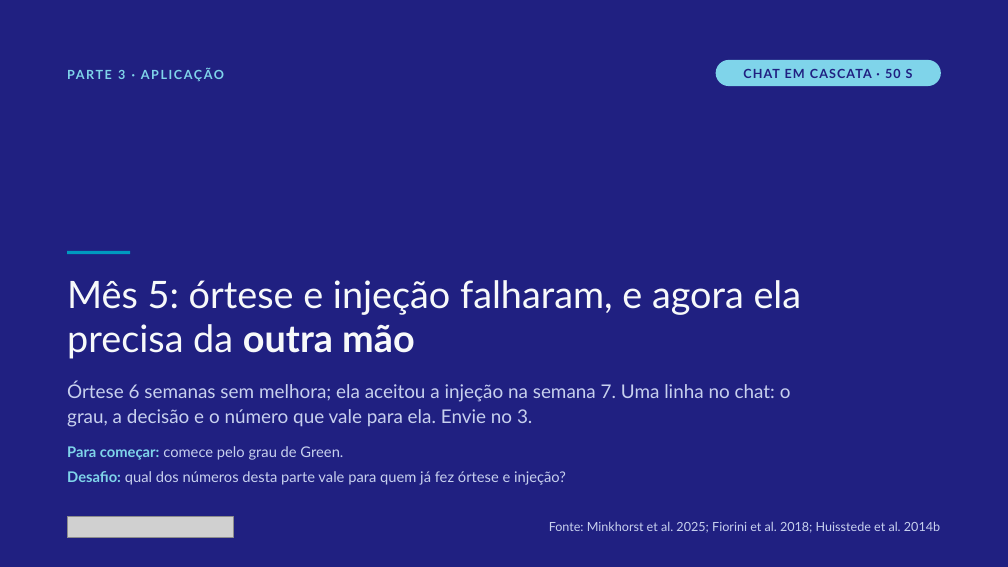
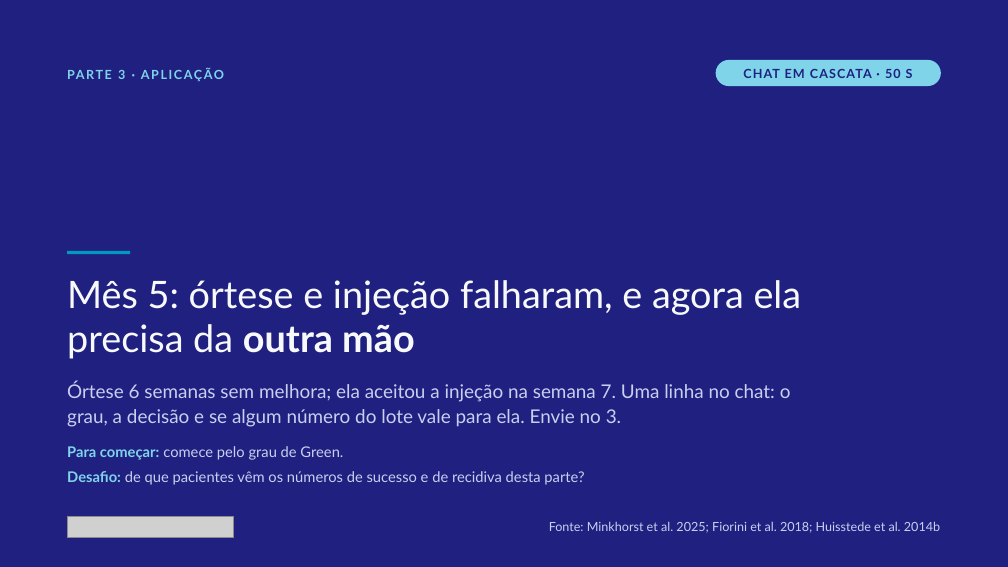
Before and after one commit to dossantosdanieel/illic, a slide deck: slide 28 of aulas/2026-11-cotovelo-medial-e-mao/04_aula/cotovelo-medial-e-mao.pptx. Drawn at 1008x567 pixels with LibreOffice and Linux fonts; fonts in the diff are those of the drawing; grey boxes stand for pictures. Boxes give left, top, right and bottom in pixels: in the first picture for what was removed or moved away, otherwise in the second. Text is boxed around its words. In the diff, an @@ line names an element or a change of style, - is before the commit and + after.

```diff
--- a/aulas/2026-11-cotovelo-medial-e-mao/04_aula/cotovelo-medial-e-mao.pptx
+++ b/aulas/2026-11-cotovelo-medial-e-mao/04_aula/cotovelo-medial-e-mao.pptx
@@ text at box(67, 382, 791, 427): text changed @@
-Órtese 6 semanas sem melhora; ela aceitou a injeção na semana 7. Uma linha no chat: o grau, a decisão e o número que vale para ela. Envie no 3.
+Órtese 6 semanas sem melhora; ela aceitou a injeção na semana 7. Uma linha no chat: o grau, a decisão e se algum número do lote vale para ela. Envie no 3.
@@ text at box(67, 471, 584, 485): text changed @@
-Desafio: qual dos números desta parte vale para quem já fez órtese e injeção?
+Desafio: de que pacientes vêm os números de sucesso e de recidiva desta parte?
```
Also in this commit, not shown: 16 other files.
